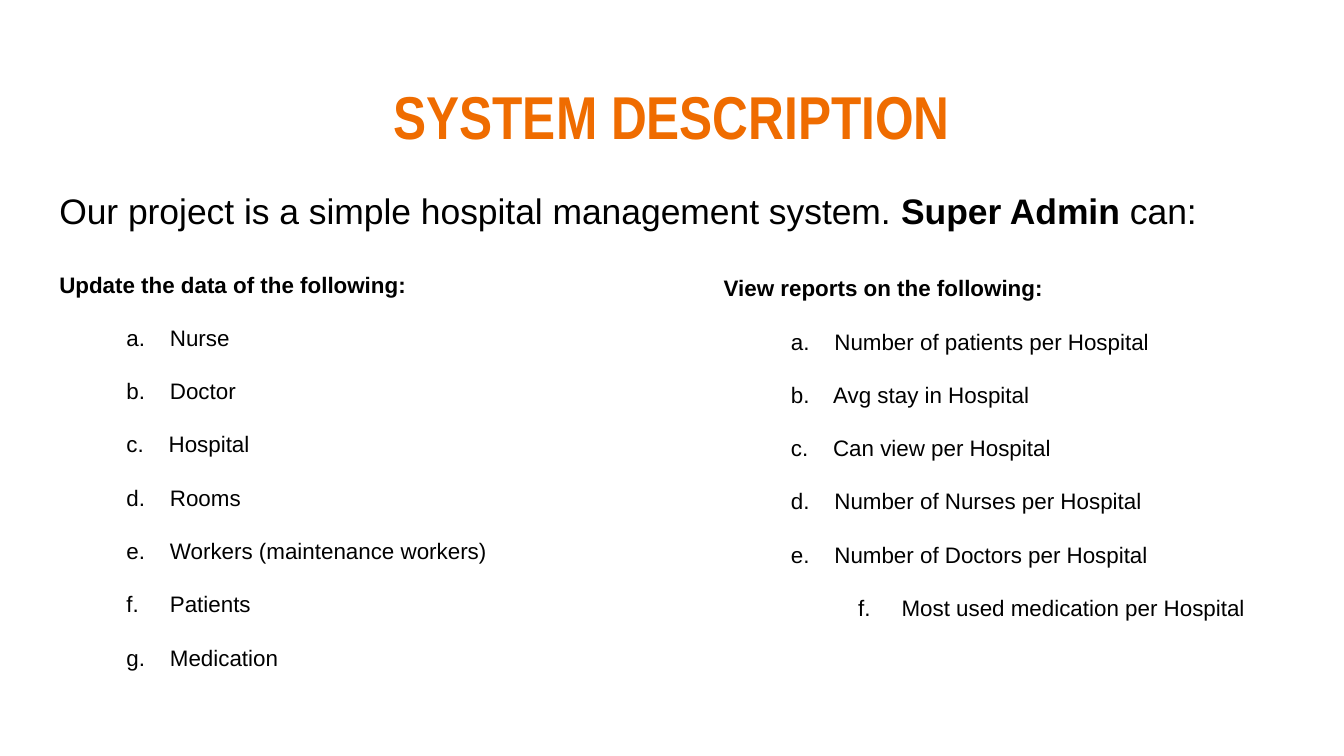
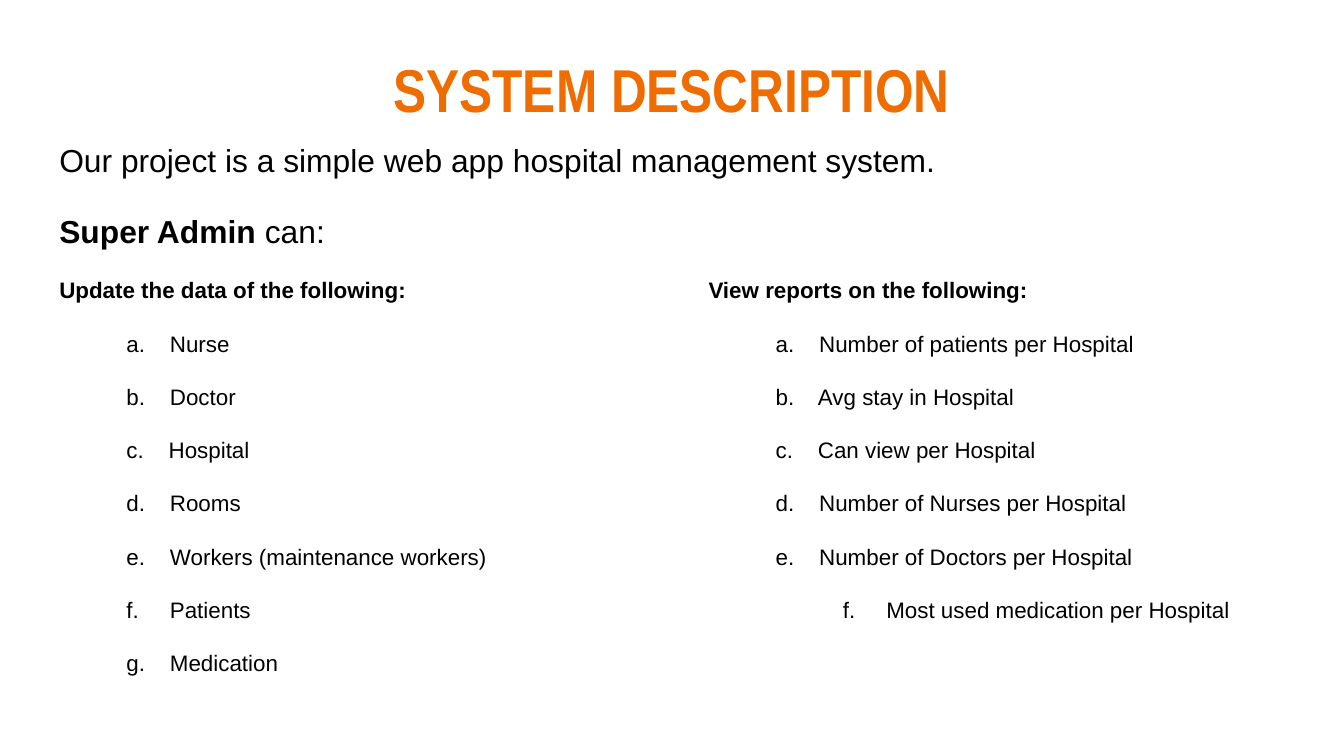
Before and after one commit to PalaciosYoan/Hospital_Management_System, a slide deck: slide 2 of Phase_1/Phase1.pptx. Drawn at 1344x756 pixels with LibreOffice and Linux fonts; fonts in the diff are those of the drawing. Boxes give left, top, right and bottom in pixels: in the first picture for what was removed or moved away, otherwise in the second. Text is boxed around its words. In the diff, an @@ line names an element or a change of style, - is before the commit and + after.

Commit message:
updated ppt

```diff
--- a/Phase_1/Phase1.pptx
+++ b/Phase_1/Phase1.pptx
@@ title "SYSTEM DESCRIPTION": place and size @@
-title "SYSTEM DESCRIPTION" at [394,96,949,140]
+title "SYSTEM DESCRIPTION" at [394,69,949,113]
@@ text at [59,149,934,249]: text changed; size 19 to 17 pt @@
-Our project is a simple hospital management system. Super Admin can:
+Our project is a simple web app hospital management system.
+Super Admin can:
@@ text "Update the data of the ...": place and size @@
-text "Update the data of the ..." at [59,276,487,671]
+text "Update the data of the ..." at [59,281,487,676]
@@ text "View reports on the following:": place and size @@
-text "View reports on the following:" at [724,279,1245,621]
+text "View reports on the following:" at [709,281,1230,623]
```
Also in this commit, not shown: 1 slide added.
